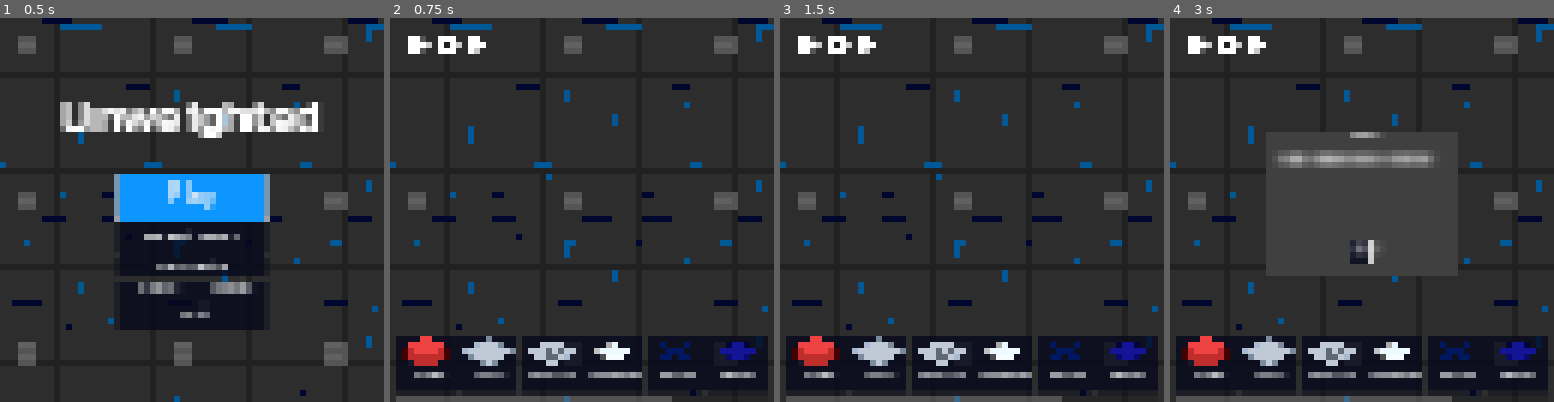
Above: before the commit, frames 1-4 (left to right).
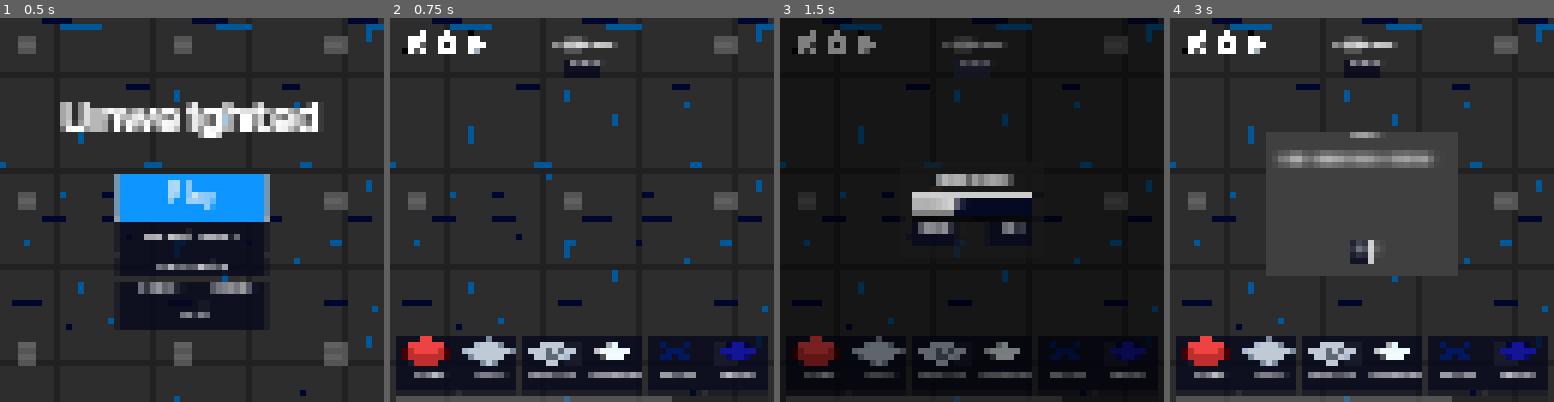
Above: after the commit, the same moments.

Repository: kdreese/gmtk-2022
Game: Godot game, scene res://src/states/menu.tscn
The game is run twice, just before and just after one commit, with the same random seed, the same clock (stepped at 60 frames per second) and the same inputs.
Inputs (mouse positions are in pixels of both pictures, inside the frame that each line leads up to):
- Up to frame 1 (0.5 s): no input
- Up to frame 2 (0.75 s): click "Level Editor" at 0.5 s
- Up to frame 3 (1.5 s): click (972, 67) at 1.25 s, where only the run after the commit has a clickable "Rename"
- Up to frame 4 (3 s): click (1323, 233) at 2 s, where only the run after the commit has a clickable "Cancel"; click (1258, 44) at 2.75 s

Frame 1 is identical in both runs. In frame 2, 0.8% of the frame differs, in the area x 3-60%, y 3-15%; in frame 3, 12%, in the area x 0-100%, y 1-100%; in frame 4, 0.8%.

Commit message:
Updated icons, added level renaming.

Diff:
--- a/src/levels/level.gd
+++ b/src/levels/level.gd
@@ -242,6 +242,7 @@
 ## for the failure.
 func save_level_data() -> Array:
 	var output := PackedByteArray()
+
 	# Allocate 6 bytes for the start coord, end coord, and max/min values.
 	output.resize(6)
 	var cursor := 0
@@ -352,6 +353,8 @@
 				output.encode_u8(cursor + 3, object.is_open)
 
 		cursor += 4
+
+	output.append_array(level_name.to_ascii_buffer())
 
 	while output.size() % 3 != 0:
 		output.push_back(0)
@@ -692,3 +695,5 @@
 				gate.is_open = bool(state)
 				wire_sinks[net_idx].append(gate)
 		objects.add_child(object)
+
+	level_name = data.slice(cursor).get_string_from_ascii()
--- a/src/states/game.tscn
+++ b/src/states/game.tscn
@@ -1,16 +1,38 @@
-[gd_scene load_steps=12 format=3 uid="uid://cs4yr6oj0fo24"]
+[gd_scene load_steps=16 format=3 uid="uid://cs4yr6oj0fo24"]
 
 [ext_resource type="Script" path="res://src/states/game.gd" id="1"]
 [ext_resource type="Script" path="res://src/states/pause_menu.gd" id="3"]
 [ext_resource type="Texture2D" uid="uid://wtkm7neh2jtu" path="res://assets/ui/legend.png" id="4"]
 [ext_resource type="Script" path="res://src/states/level_complete.gd" id="5"]
+[ext_resource type="Texture2D" uid="uid://d0w0dmi6ucm17" path="res://assets/ui/icons.png" id="5_hsj7n"]
 [ext_resource type="Texture2D" uid="uid://f3ea73gmvrmh" path="res://assets/ui/textbox.png" id="6"]
 [ext_resource type="PackedScene" uid="uid://dmsmgwdkar4s4" path="res://src/states/options_menu.tscn" id="7"]
-[ext_resource type="Texture2D" uid="uid://bob6r2wmu057x" path="res://assets/ui/restart_icon.png" id="8"]
-[ext_resource type="Texture2D" uid="uid://cxsyfhqem7t84" path="res://assets/ui/exit_icon.png" id="9"]
-[ext_resource type="Texture2D" uid="uid://cyn40eyrssg4o" path="res://assets/ui/options_icon.png" id="10"]
 [ext_resource type="Texture2D" uid="uid://ccyrohf4pm62" path="res://assets/tiles/background.png" id="11"]
 [ext_resource type="Texture2D" uid="uid://c3m38tcnhjk64" path="res://assets/ui/perfect_score.png" id="12"]
+
+[sub_resource type="AtlasTexture" id="AtlasTexture_dc6mh"]
+atlas = ExtResource("5_hsj7n")
+region = Rect2(96, 0, 32, 32)
+
+[sub_resource type="AtlasTexture" id="AtlasTexture_slw6s"]
+atlas = ExtResource("5_hsj7n")
+region = Rect2(96, 32, 32, 32)
+
+[sub_resource type="AtlasTexture" id="AtlasTexture_0tgrr"]
+atlas = ExtResource("5_hsj7n")
+region = Rect2(64, 0, 32, 32)
+
+[sub_resource type="AtlasTexture" id="AtlasTexture_ve6ti"]
+atlas = ExtResource("5_hsj7n")
+region = Rect2(64, 32, 32, 32)
+
+[sub_resource type="AtlasTexture" id="AtlasTexture_ny8t5"]
+atlas = ExtResource("5_hsj7n")
+region = Rect2(32, 0, 32, 32)
+
+[sub_resource type="AtlasTexture" id="AtlasTexture_vk6bp"]
+atlas = ExtResource("5_hsj7n")
+region = Rect2(32, 32, 32, 32)
 
 [node name="Game" type="Node2D"]
 script = ExtResource("1")
@@ -163,19 +185,28 @@
 scale = Vector2(0.75, 0.75)
 
 [node name="MenuButton" type="TextureButton" parent="CanvasLayer/UI/H"]
+custom_minimum_size = Vector2(64, 64)
 layout_mode = 2
 tooltip_text = "Quit to Menu"
-texture_normal = ExtResource("9")
+texture_normal = SubResource("AtlasTexture_dc6mh")
+texture_pressed = SubResource("AtlasTexture_slw6s")
+stretch_mode = 5
 
 [node name="OptionsButton" type="TextureButton" parent="CanvasLayer/UI/H"]
+custom_minimum_size = Vector2(64, 64)
 layout_mode = 2
 tooltip_text = "Options"
-texture_normal = ExtResource("10")
+texture_normal = SubResource("AtlasTexture_0tgrr")
+texture_pressed = SubResource("AtlasTexture_ve6ti")
+stretch_mode = 5
 
 [node name="RestartButton" type="TextureButton" parent="CanvasLayer/UI/H"]
+custom_minimum_size = Vector2(64, 64)
 layout_mode = 2
 tooltip_text = "Restart Level"
-texture_normal = ExtResource("8")
+texture_normal = SubResource("AtlasTexture_ny8t5")
+texture_pressed = SubResource("AtlasTexture_vk6bp")
+stretch_mode = 5
 
 [node name="PauseMenu" type="ColorRect" parent="CanvasLayer"]
 process_mode = 2
--- a/src/states/level_editor.gd
+++ b/src/states/level_editor.gd
@@ -1,4 +1,4 @@
-extends Node2D
+extends Control
 
 
 const BUTTON_IGNORE_BOX := Rect2(0, 0, 200, 100)
@@ -67,8 +67,12 @@
 	for button in %TileSelector/S/M/H.get_children() as Array[TileSelectButton]:
 		button.button_group = tile_button_group
 
-
-func _input(event: InputEvent) -> void:
+	if level.level_name:
+		%LevelName.text = level.level_name
+	%NameEditor.name_chosen.connect(name_editor_closed)
+
+
+func _gui_input(event: InputEvent) -> void:
 	if event is InputEventMouseMotion:
 		var mouse_pos := get_local_mouse_position()
 		if not LEVEL_BOUNDING_BOX.has_point(mouse_pos):
@@ -296,6 +300,22 @@
 	current_object = null
 
 
+func show_name_editor() -> void:
+	level.wire_preview_tile_map.clear()
+	level.ground_preview_tile_map.clear()
+	free_current_object()
+	if tile_button_group.get_pressed_button():
+		tile_button_group.get_pressed_button().button_pressed = false
+	object_to_place = NOTHING
+	%NameEditor.open_window(%LevelName.text)
+
+
+func name_editor_closed(new_name: String) -> void:
+	if new_name != null:
+		level.level_name = new_name
+		%LevelName.text = new_name
+
+
 func play_level() -> void:
 	free_current_object()
 	var result := level.save_level_data()
--- a/src/states/level_editor.tscn
+++ b/src/states/level_editor.tscn
@@ -1,9 +1,7 @@
-[gd_scene load_steps=16 format=3 uid="uid://cl3b8d2i13e67"]
+[gd_scene load_steps=21 format=3 uid="uid://cl3b8d2i13e67"]
 
 [ext_resource type="Script" path="res://src/states/level_editor.gd" id="1_dmuef"]
 [ext_resource type="Texture2D" uid="uid://c3m38tcnhjk64" path="res://assets/ui/perfect_score.png" id="1_gwoyj"]
-[ext_resource type="Texture2D" uid="uid://cxsyfhqem7t84" path="res://assets/ui/exit_icon.png" id="3_f6rx2"]
-[ext_resource type="Texture2D" uid="uid://cyn40eyrssg4o" path="res://assets/ui/options_icon.png" id="4_y0bpk"]
 [ext_resource type="PackedScene" uid="uid://dmsmgwdkar4s4" path="res://src/states/options_menu.tscn" id="5_8fy68"]
 [ext_resource type="PackedScene" uid="uid://chme4uuaoc2he" path="res://src/states/ui/weight_editor.tscn" id="6_4xh8i"]
 [ext_resource type="Texture2D" uid="uid://cjy2d8oygcyhc" path="res://assets/tiles/x_off.png" id="6_05gg7"]
@@ -14,9 +12,40 @@
 [ext_resource type="Texture2D" uid="uid://dgrlucsbwni0c" path="res://assets/objects/finish_pad_icon.png" id="8_8rank"]
 [ext_resource type="Texture2D" uid="uid://57fgilevdwgm" path="res://assets/tiles/start_tile.png" id="8_aqdsn"]
 [ext_resource type="Texture2D" uid="uid://e2r00u8iv48j" path="res://assets/objects/toggle_off.png" id="8_iea75"]
-[ext_resource type="Texture2D" uid="uid://opmnyi4ucrc3" path="res://assets/ui/play_icon.png" id="12_qhjin"]
-
-[node name="LevelEditor" type="Node2D"]
+[ext_resource type="Texture2D" uid="uid://d0w0dmi6ucm17" path="res://assets/ui/icons.png" id="10_q4noe"]
+[ext_resource type="PackedScene" uid="uid://b70hul2wmev8v" path="res://src/states/ui/name_editor.tscn" id="12_3n826"]
+
+[sub_resource type="AtlasTexture" id="AtlasTexture_y8wix"]
+atlas = ExtResource("10_q4noe")
+region = Rect2(96, 0, 32, 32)
+
+[sub_resource type="AtlasTexture" id="AtlasTexture_gee8y"]
+atlas = ExtResource("10_q4noe")
+region = Rect2(96, 32, 32, 32)
+
+[sub_resource type="AtlasTexture" id="AtlasTexture_8akjv"]
+atlas = ExtResource("10_q4noe")
+region = Rect2(64, 0, 32, 32)
+
+[sub_resource type="AtlasTexture" id="AtlasTexture_8db1f"]
+atlas = ExtResource("10_q4noe")
+region = Rect2(64, 32, 32, 32)
+
+[sub_resource type="AtlasTexture" id="AtlasTexture_sqqp5"]
+atlas = ExtResource("10_q4noe")
+region = Rect2(0, 0, 32, 32)
+
+[sub_resource type="AtlasTexture" id="AtlasTexture_ee6pj"]
+atlas = ExtResource("10_q4noe")
+region = Rect2(0, 32, 32, 32)
+
+[node name="LevelEditor" type="Control"]
+layout_mode = 3
+anchors_preset = 15
+anchor_right = 1.0
+anchor_bottom = 1.0
+grow_horizontal = 2
+grow_vertical = 2
 script = ExtResource("1_dmuef")
 
 [node name="Camera2D" type="Camera2D" parent="."]
@@ -113,9 +142,17 @@
 theme_override_constants/separation = 2
 
 [node name="LevelName" type="Label" parent="CanvasLayer/UI/V"]
+unique_name_in_owner = true
 layout_mode = 2
 theme_override_font_sizes/font_size = 24
+text = "Untitled"
 horizontal_alignment = 1
+
+[node name="Rename Button" type="Button" parent="CanvasLayer/UI/V"]
+layout_mode = 2
+size_flags_horizontal = 4
+theme_override_font_sizes/font_size = 12
+text = "Rename"
 
 [node name="MoveCounter" type="Label" parent="CanvasLayer/UI/V"]
 layout_mode = 2
@@ -153,19 +190,28 @@
 scale = Vector2(0.75, 0.75)
 
 [node name="MenuButton" type="TextureButton" parent="CanvasLayer/UI/H"]
+custom_minimum_size = Vector2(64, 64)
 layout_mode = 2
 tooltip_text = "Quit to Menu"
-texture_normal = ExtResource("3_f6rx2")
+texture_normal = SubResource("AtlasTexture_y8wix")
+texture_pressed = SubResource("AtlasTexture_gee8y")
+stretch_mode = 5
 
 [node name="OptionsButton" type="TextureButton" parent="CanvasLayer/UI/H"]
+custom_minimum_size = Vector2(64, 64)
 layout_mode = 2
 tooltip_text = "Options"
-texture_normal = ExtResource("4_y0bpk")
+texture_normal = SubResource("AtlasTexture_8akjv")
+texture_pressed = SubResource("AtlasTexture_8db1f")
+stretch_mode = 5
 
 [node name="PlayButton" type="TextureButton" parent="CanvasLayer/UI/H"]
+custom_minimum_size = Vector2(64, 64)
 layout_mode = 2
 tooltip_text = "Play Level"
-texture_normal = ExtResource("12_qhjin")
+texture_normal = SubResource("AtlasTexture_sqqp5")
+texture_pressed = SubResource("AtlasTexture_ee6pj")
+stretch_mode = 5
 
 [node name="PopupPanel" type="AcceptDialog" parent="CanvasLayer/UI"]
 unique_name_in_owner = true
@@ -176,6 +222,11 @@
 [node name="WeightEditor" parent="CanvasLayer/UI" instance=ExtResource("6_4xh8i")]
 unique_name_in_owner = true
 visible = false
+
+[node name="NameEditor" parent="CanvasLayer/UI" instance=ExtResource("12_3n826")]
+unique_name_in_owner = true
+visible = false
+layout_mode = 1
 
 [node name="OptionsMenu" parent="CanvasLayer" instance=ExtResource("5_8fy68")]
 unique_name_in_owner = true
@@ -201,6 +252,7 @@
 [connection signal="button_toggled" from="CanvasLayer/TileSelector/S/M/H/TileSelectButton6" to="." method="button_toggled"]
 [connection signal="button_toggled" from="CanvasLayer/TileSelector/S/M/H/TileSelectButton8" to="." method="button_toggled"]
 [connection signal="button_toggled" from="CanvasLayer/TileSelector/S/M/H/TileSelectButton7" to="." method="button_toggled"]
+[connection signal="pressed" from="CanvasLayer/UI/V/Rename Button" to="." method="show_name_editor"]
 [connection signal="pressed" from="CanvasLayer/UI/H/MenuButton" to="." method="go_to_menu"]
 [connection signal="pressed" from="CanvasLayer/UI/H/OptionsButton" to="." method="show_options"]
 [connection signal="pressed" from="CanvasLayer/UI/H/PlayButton" to="." method="play_level"]
--- /dev/null
+++ b/src/states/ui/name_editor.gd
@@ -0,0 +1,27 @@
+extends Control
+
+
+signal name_chosen(name: String)
+
+
+func _input(event: InputEvent) -> void:
+	if event.is_action_pressed("ui_accept"):
+		on_ok_button_press()
+	elif event.is_action_pressed("ui_cancel"):
+		on_cancel_button_press()
+
+
+func open_window(previous_name: String = "") -> void:
+	show()
+	%LineEdit.text = previous_name
+	%LineEdit.grab_focus()
+	%LineEdit.select_all()
+
+
+func on_ok_button_press() -> void:
+	name_chosen.emit(%LineEdit.text)
+	hide()
+
+
+func on_cancel_button_press() -> void:
+	hide()
--- /dev/null
+++ b/src/states/ui/name_editor.tscn
@@ -0,0 +1,82 @@
+[gd_scene load_steps=2 format=3 uid="uid://b70hul2wmev8v"]
+
+[ext_resource type="Script" path="res://src/states/ui/name_editor.gd" id="1_u2fd3"]
+
+[node name="NameEditor" type="Control"]
+layout_mode = 3
+anchors_preset = 15
+anchor_right = 1.0
+anchor_bottom = 1.0
+grow_horizontal = 2
+grow_vertical = 2
+script = ExtResource("1_u2fd3")
+
+[node name="ColorRect" type="ColorRect" parent="."]
+layout_mode = 1
+anchors_preset = 15
+anchor_right = 1.0
+anchor_bottom = 1.0
+grow_horizontal = 2
+grow_vertical = 2
+color = Color(0, 0, 0, 0.501961)
+
+[node name="BackgroundButton" type="Button" parent="."]
+modulate = Color(1, 1, 1, 0)
+layout_mode = 1
+anchors_preset = 15
+anchor_right = 1.0
+anchor_bottom = 1.0
+grow_horizontal = 2
+grow_vertical = 2
+action_mode = 0
+
+[node name="CenterContainer" type="CenterContainer" parent="."]
+layout_mode = 1
+anchors_preset = 15
+anchor_right = 1.0
+anchor_bottom = 1.0
+grow_horizontal = 2
+grow_vertical = 2
+mouse_filter = 2
+
+[node name="PanelContainer" type="PanelContainer" parent="CenterContainer"]
+layout_mode = 2
+
+[node name="MarginContainer" type="MarginContainer" parent="CenterContainer/PanelContainer"]
+layout_mode = 2
+theme_override_constants/margin_left = 20
+theme_override_constants/margin_top = 20
+theme_override_constants/margin_right = 20
+theme_override_constants/margin_bottom = 20
+
+[node name="VBoxContainer" type="VBoxContainer" parent="CenterContainer/PanelContainer/MarginContainer"]
+layout_mode = 2
+
+[node name="Label" type="Label" parent="CenterContainer/PanelContainer/MarginContainer/VBoxContainer"]
+layout_mode = 2
+text = "Rename Level"
+horizontal_alignment = 1
+
+[node name="LineEdit" type="LineEdit" parent="CenterContainer/PanelContainer/MarginContainer/VBoxContainer"]
+unique_name_in_owner = true
+custom_minimum_size = Vector2(200, 0)
+layout_mode = 2
+
+[node name="HBoxContainer" type="HBoxContainer" parent="CenterContainer/PanelContainer/MarginContainer/VBoxContainer"]
+layout_mode = 2
+
+[node name="CancelButton" type="Button" parent="CenterContainer/PanelContainer/MarginContainer/VBoxContainer/HBoxContainer"]
+custom_minimum_size = Vector2(75, 0)
+layout_mode = 2
+size_flags_horizontal = 2
+text = "Cancel"
+
+[node name="OKButton" type="Button" parent="CenterContainer/PanelContainer/MarginContainer/VBoxContainer/HBoxContainer"]
+custom_minimum_size = Vector2(75, 0)
+layout_mode = 2
+size_flags_horizontal = 8
+text = "OK"
+
+[connection signal="pressed" from="BackgroundButton" to="." method="on_cancel_button_press"]
+[connection signal="pressed" from="CenterContainer/PanelContainer/MarginContainer/VBoxContainer/HBoxContainer/CancelButton" to="." method="on_cancel_button_press"]
+[connection signal="pressed" from="CenterContainer/PanelContainer/MarginContainer/VBoxContainer/HBoxContainer/OKButton" to="." method="on_ok_button_press"]
Binary file added: assets/ui/icons.png
Not shown, added: assets/ui/icons.png.import
